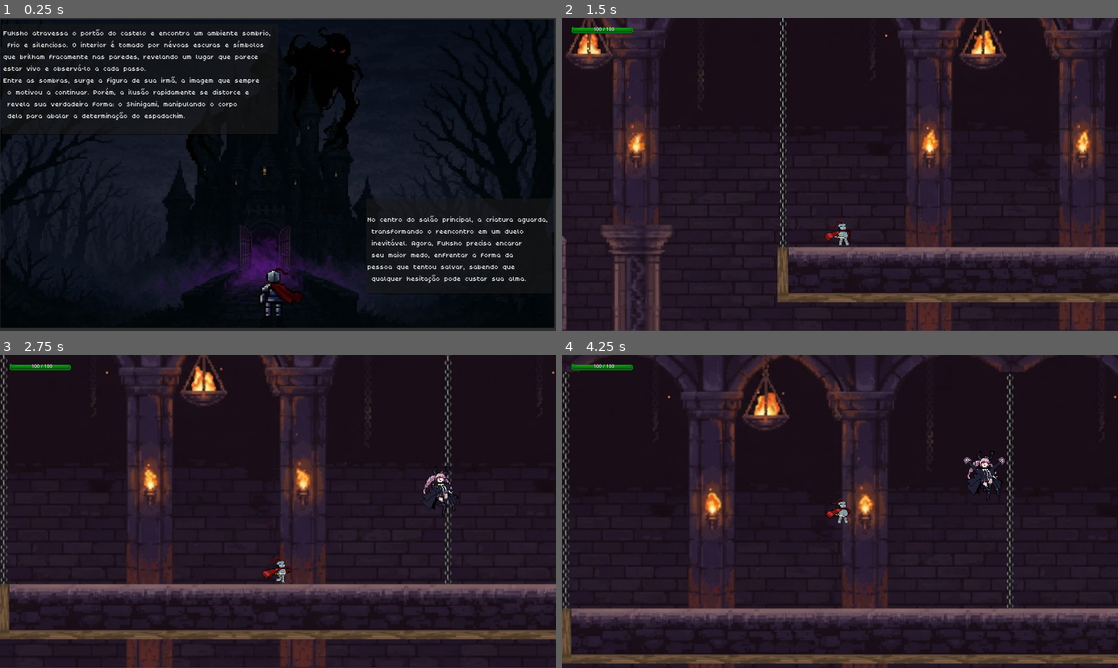
Above: before the commit, frames 1-4 (two rows, left to right).
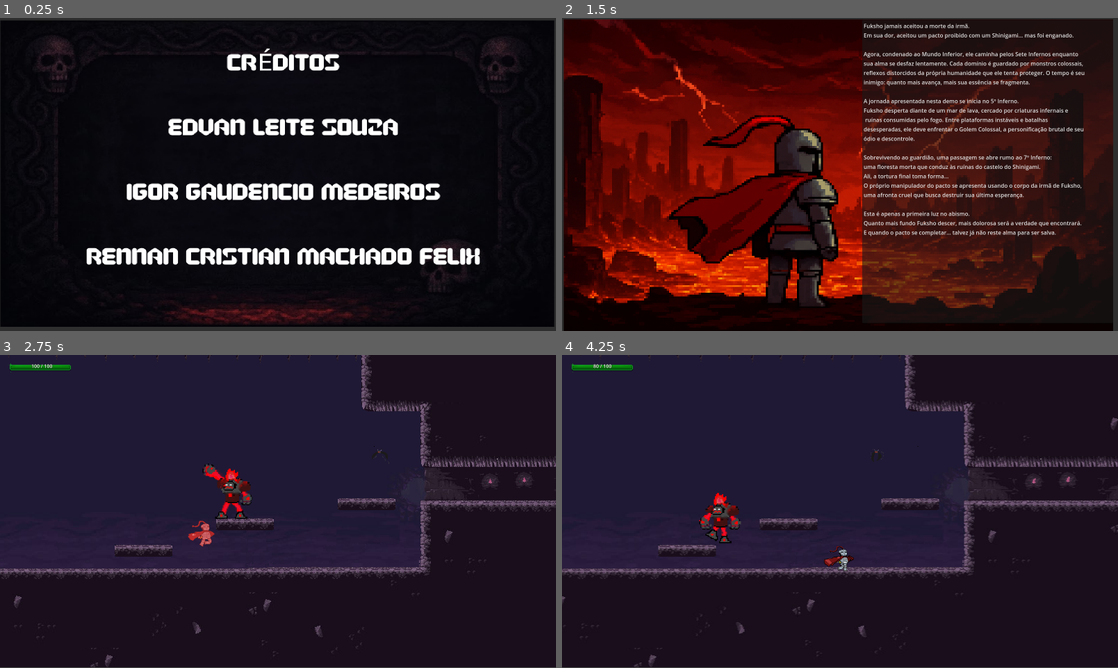
Above: after the commit, the same moments.

Repository: igorgaudencio/jogo-godot-projetoCG
Game: Godot game, scene res://CENAS/creditos.tscn
Two runs of this game, one before a commit and one after it. Both use one fixed random seed, a clock stepped at 60 frames per second and the inputs below. This scene is started directly instead of the project's main scene.
Inputs (mouse positions are in pixels of both pictures, inside the frame that each line leads up to):
- Up to frame 1 (0.25 s): no input
- Up to frame 2 (1.5 s): click (823, 177) at 0.5 s; tap Enter at 1.25, 1.35 s; move the mouse to (962, 158) at 1.27 s; hold Right (ui_right) from 1.28 s (still down)
- Up to frame 3 (2.75 s): keep holding Right (ui_right); tap Up (ui_up) at 1.52, 2.27 s; move the mouse to (166, 527) at 2.02 s; click (166, 527) at 2.1 s; tap Enter at 2.3 s
- Up to frame 4 (4.25 s): move the mouse to (895, 442) at 2.77 s; release Right (ui_right) at 2.78 s; hold Left (ui_left) 2.78-3.53 s; tap Enter at 2.85, 3.6 s; move the mouse to (812, 574) at 3.52 s; hold Right (ui_right) from 3.53 s (still down); tap Up (ui_up) at 3.77 s

The runs differ from the first frame. In frame 1, 24% of the frame differs, in the area x 0-100%, y 0-99%; in frame 2, 79%, in the area x 0-100%, y 0-100%; in frame 3, 41%; in frame 4, 42%.

Commit message:
Tela de creditos

Diff:
--- /dev/null
+++ b/CENAS/creditos.gd
@@ -0,0 +1,11 @@
+extends Control
+
+@onready var start: Button = $MarginContainer/Menu_Buttons/Button
+
+
+func _on_start_pressed() -> void:
+	get_tree().change_scene_to_file("res://CENAS/title_screen.tscn")
+
+func _input(event: InputEvent) -> void:
+	if event is InputEventKey and event.pressed and event.keycode == KEY_ENTER:
+		get_tree().change_scene_to_file("res://CENAS/title_screen.tscn")
--- a/CENAS/creditos.tscn
+++ b/CENAS/creditos.tscn
@@ -1,15 +1,15 @@
 [gd_scene load_steps=7 format=3 uid="uid://b8ummtw83wkkm"]
 
-[ext_resource type="Script" uid="uid://c3ytpqxmokmtw" path="res://SCRIPTS/cutscene_02.gd" id="1_ek32i"]
+[ext_resource type="Script" uid="uid://ducr2xl3esvlk" path="res://CENAS/creditos.gd" id="1_ek32i"]
 [ext_resource type="AudioStream" uid="uid://dk80x8gw6y01f" path="res://SONS/835204__bernhoftbret__warbling-25.wav" id="2_1ss1e"]
-[ext_resource type="Texture2D" uid="uid://ds0gvn3andamh" path="res://Cutscene/Cutscene2.png" id="3_x6xpe"]
+[ext_resource type="Texture2D" uid="uid://dv28w1vp211pc" path="res://tela_inicio/CREDITOS EDVAN LEITE IGOR GAUDENCIO MEDEIROS.png" id="3_ek32i"]
 [ext_resource type="FontFile" uid="uid://oolk3yynfyb0" path="res://poco/Poco.ttf" id="4_b5rkw"]
 
 [sub_resource type="SpriteFrames" id="SpriteFrames_88f4u"]
 animations = [{
 "frames": [{
 "duration": 1.0,
-"texture": ExtResource("3_x6xpe")
+"texture": ExtResource("3_ek32i")
 }],
 "loop": true,
 "name": &"new_animation",
@@ -71,46 +71,7 @@
 animation = &"new_animation"
 autoplay = "new_animation"
 
-[node name="TextEdit" type="TextEdit" parent="."]
-layout_mode = 0
-offset_left = 6.0
-offset_top = 16.0
-offset_right = 800.0
-offset_bottom = 335.0
-theme_override_colors/caret_background_color = Color(1, 1, 1, 1)
-theme_override_colors/background_color = Color(0, 0, 0, 0)
-theme_override_fonts/font = ExtResource("4_b5rkw")
-theme_override_font_sizes/font_size = 24
-text = "Fuksho atravessa o portão do castelo e encontra um ambiente sombrio,
- frio e silencioso. O interior é tomado por névoas escuras e símbolos
-que brilham fracamente nas paredes, revelando um lugar que parece
-estar vivo e observá-lo a cada passo.
-Entre as sombras, surge a figura de sua irmã, a imagem que sempre
- o motivou a continuar. Porém, a ilusão rapidamente se distorce e
- revela sua verdadeira forma: o Shinigami, manipulando o corpo
- dela para abalar a determinação do espadachim.
-"
-
-[node name="TextEdit2" type="TextEdit" parent="."]
-layout_mode = 0
-offset_left = 1054.0
-offset_top = 518.0
-offset_right = 1589.0
-offset_bottom = 793.0
-theme_override_colors/caret_background_color = Color(1, 1, 1, 1)
-theme_override_colors/background_color = Color(0, 0, 0, 0)
-theme_override_fonts/font = ExtResource("4_b5rkw")
-theme_override_font_sizes/font_size = 24
-text = "
-No centro do salão principal, a criatura aguarda,
- transformando o reencontro em um duelo
- inevitável. Agora, Fuksho precisa encarar
- seu maior medo, enfrentar a forma da
-pessoa que tentou salvar, sabendo que
- qualquer hesitação pode custar sua alma."
-
 [node name="MarginContainer" type="MarginContainer" parent="."]
-visible = false
 layout_mode = 1
 anchors_preset = -1
 anchor_left = 0.010000001
Binary file added: CENAS/CREDITOS EDVAN LEITE IGOR GAUDENCIO MEDEIROS.png
Not shown, added: CENAS/CREDITOS EDVAN LEITE IGOR GAUDENCIO MEDEIROS.png.import
Not shown, added: CENAS/creditos.gd.uid
Binary file added: tela_inicio/CREDITOS EDVAN LEITE IGOR GAUDENCIO MEDEIROS.png
Not shown, added: tela_inicio/CREDITOS EDVAN LEITE IGOR GAUDENCIO MEDEIROS.png.import
